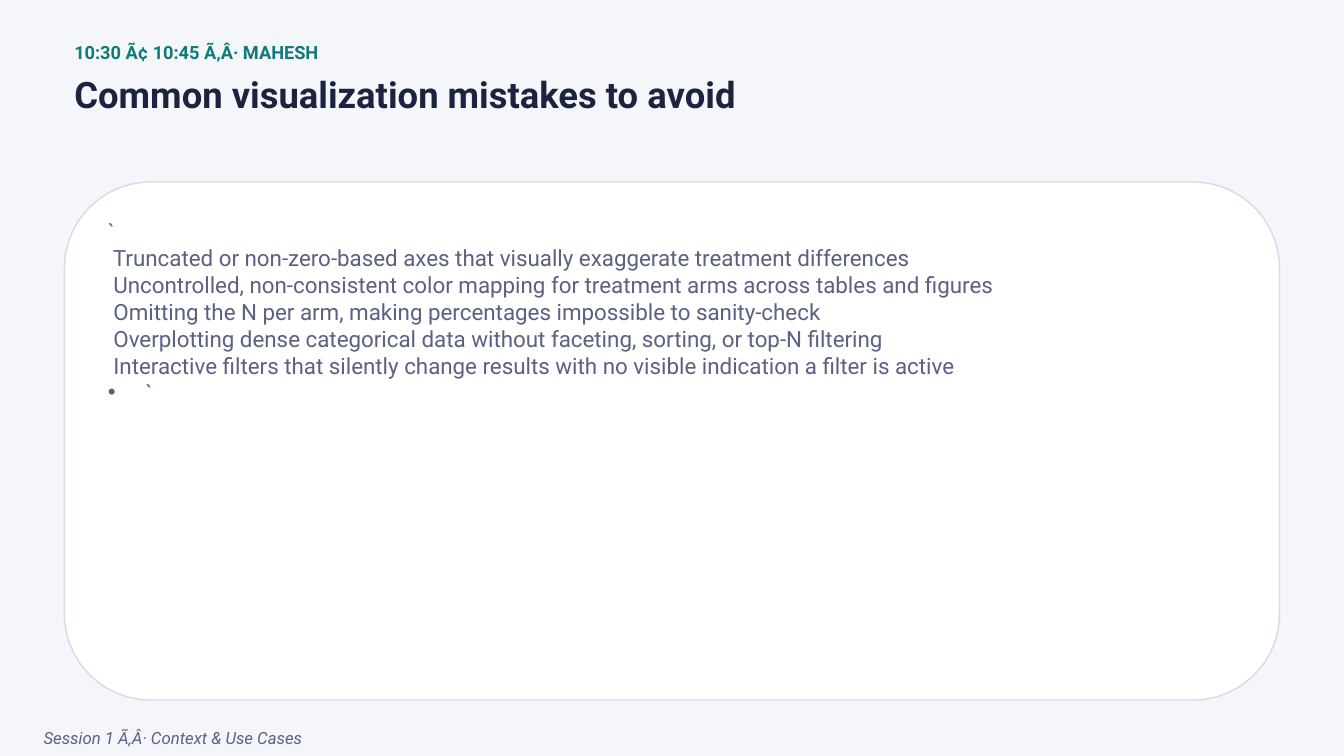
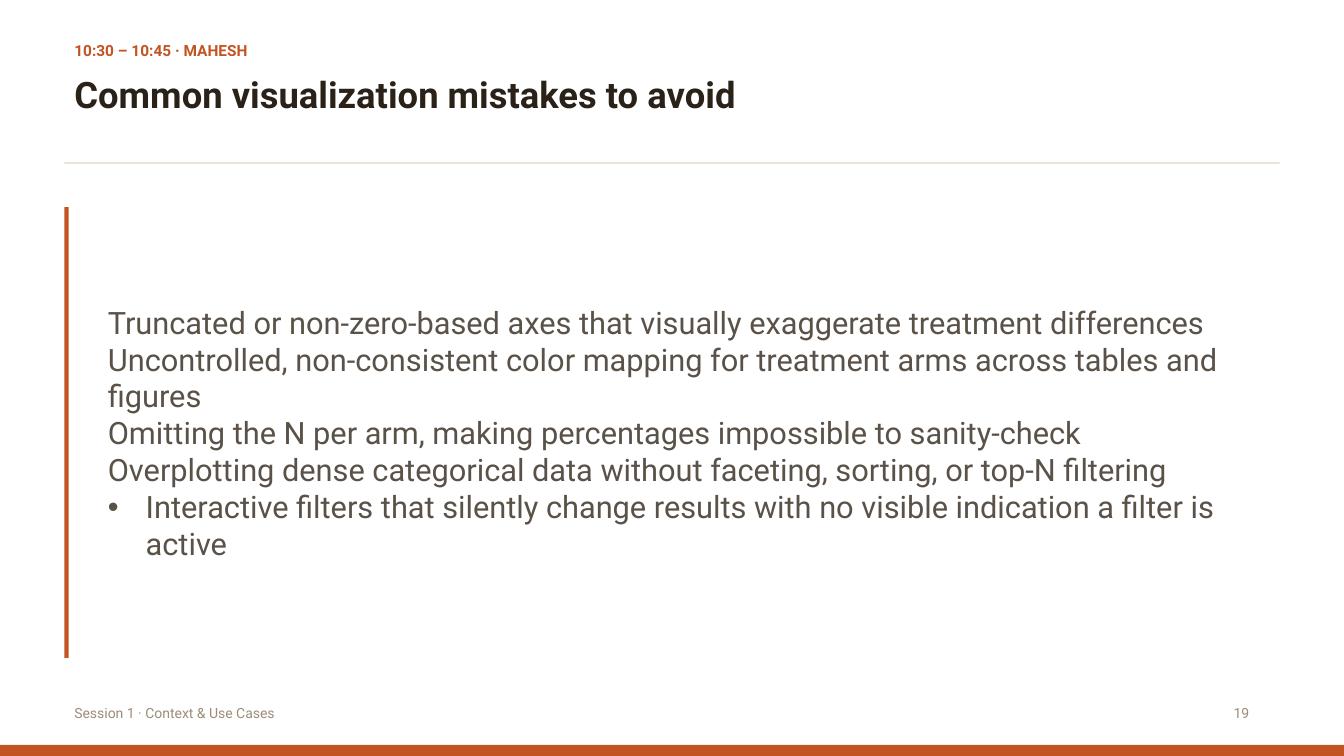
Before and after one commit to itsmdivakaran/IASCT-RShiny-Workshop, a slide deck: slide 19 of IASCT_Shiny_Workshop.pptx. Drawn at 1344x756 pixels with LibreOffice and Linux fonts; fonts in the diff are those of the drawing. Boxes give left, top, right and bottom in pixels: in the first picture for what was removed or moved away, otherwise in the second. Text is boxed around its words. In the diff, an @@ line names an element or a change of style, - is before the commit and + after.

```diff
--- a/IASCT_Shiny_Workshop.pptx
+++ b/IASCT_Shiny_Workshop.pptx
@@ background #F5F6FA to #FFFFFF @@
@@ text at [74, 45, 248, 56]: text changed; size 13 to 11 pt; text colour #0F7A7A to #C25422 @@
-10:30 Ã¢ 10:45 Ã‚Â· MAHESH
+10:30 – 10:45 · MAHESH
@@ text "Common visualization mistakes to avoid" at [74, 80, 735, 109]: text colour #1B2340 to #2A2118 @@
@@ rectangle added at [65, 162, 1280, 163], fill #E0D5C3 @@
@@ rounded rectangle removed at [65, 182, 1280, 701] @@
@@ rectangle added at [65, 208, 69, 658], fill #C25422 @@
@@ text "Truncated or non-zero-based axes that ..." at [108, 310, 1217, 556]: vertical alignment top to middle @@
@@ text at [108, 310, 1217, 556]: text changed; size 16 to 22 pt; text colour #5B6182 to #5A5248 @@
-• `
-  Truncated or non-zero-based axes that visually exaggerate treatment differences
-  Uncontrolled, non-consistent color mapping for treatment arms across tables and figures
-  Omitting the N per arm, making percentages impossible to sanity-check
-  Overplotting dense categorical data without faceting, sorting, or top-N filtering
-  Interactive filters that silently change results with no visible indication a filter is active
-  `
+• Truncated or non-zero-based axes that visually exaggerate treatment differences
+  Uncontrolled, non-consistent color mapping for treatment arms across tables and figures
+  Omitting the N per arm, making percentages impossible to sanity-check
+  Overplotting dense categorical data without faceting, sorting, or top-N filtering
+  Interactive filters that silently change results with no visible indication a filter is active
@@ text at [74, 708, 274, 718]: text changed; size 12 to 10 pt; text colour #5B6182 to #9B8C79; italic off @@
-Session 1 Ã‚Â· Context & Use Cases
+Session 1 · Context & Use Cases
@@ text added at [1234, 708, 1250, 718], 10 pt, text #9B8C79 @@
+19
@@ rectangle added at [0, 745, 1344, 756], fill #C25422 @@
```
Also in this commit, not shown: 105 other slides changed, 21 slides added, 2 slides removed, 4 other files.
